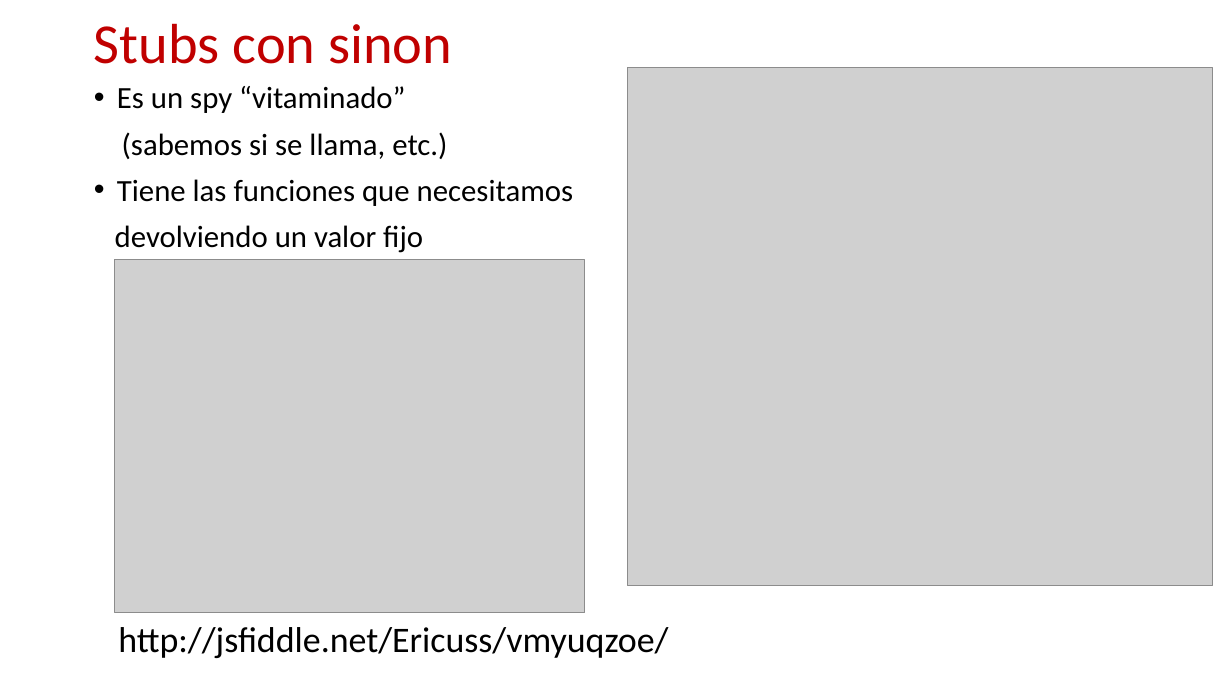
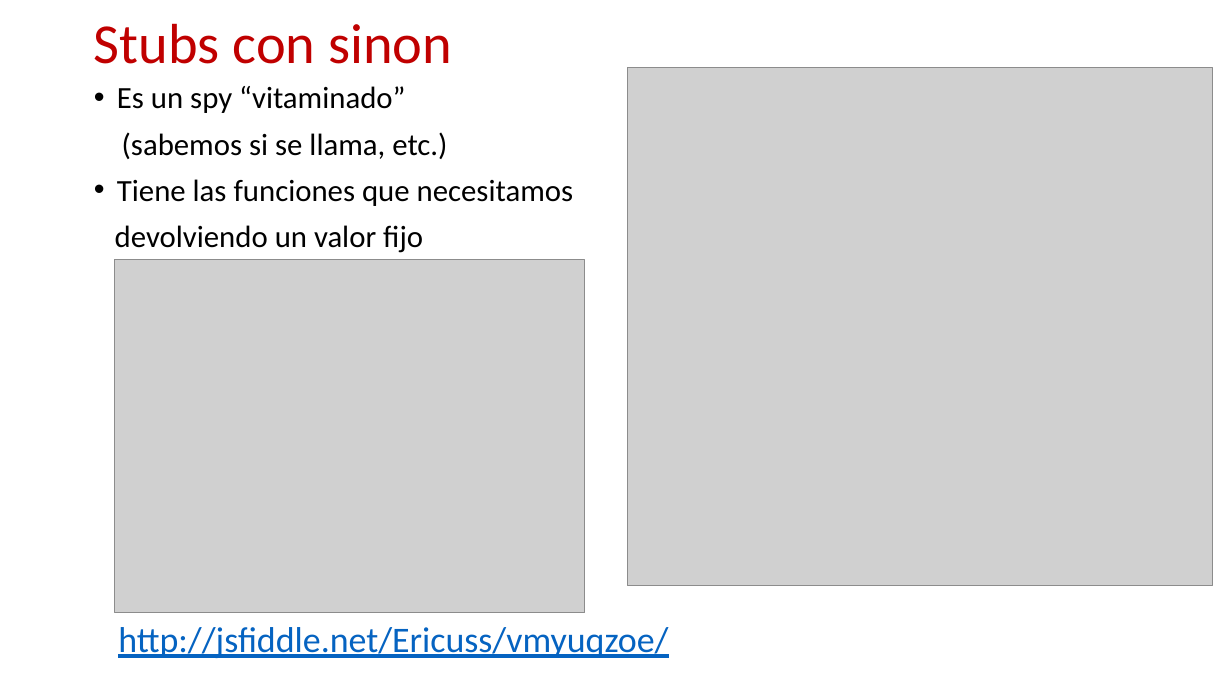
Before and after one commit to ericuss/TDD-Miercolex-Tokiota, a slide deck: slide 11 of Documentacion/jasmine.pptx. Drawn at 1232x693 pixels with LibreOffice and Linux fonts; fonts in the diff are those of the drawing; grey boxes stand for pictures; background and template pictures are left out. Boxes give left, top, right and bottom in pixels: in the first picture for what was removed or moved away, otherwise in the second. Text is boxed around its words. In the diff, an @@ line names an element or a change of style, - is before the commit and + after.

```diff
--- a/Documentacion/jasmine.pptx
+++ b/Documentacion/jasmine.pptx
@@ text "http://jsfiddle.net/Ericuss/vmyuqzoe/" at [118, 627, 668, 658]: text colour #000000 to #0563C1, underline on @@
```
Also in this commit, not shown: 7 other slides changed, 1 slide added.
